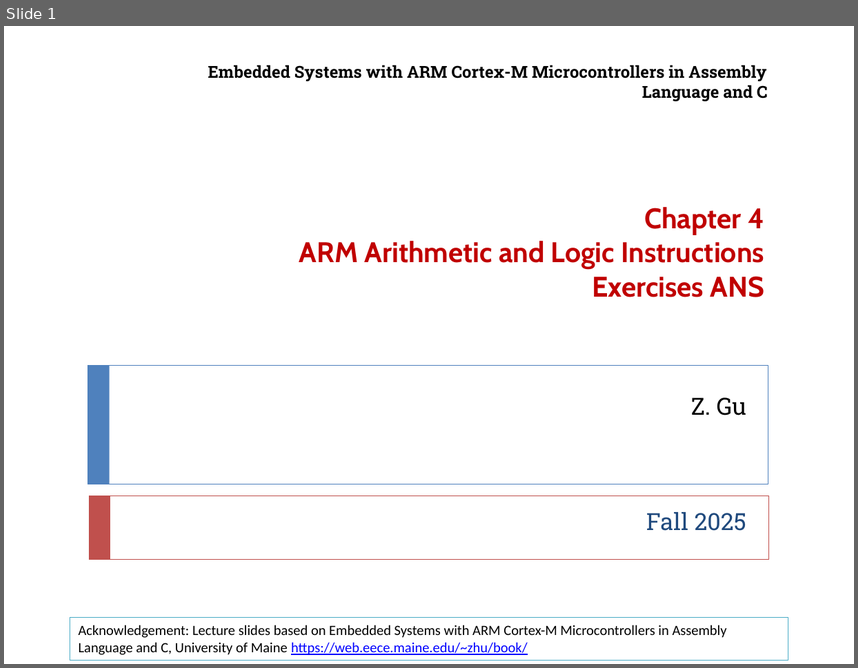
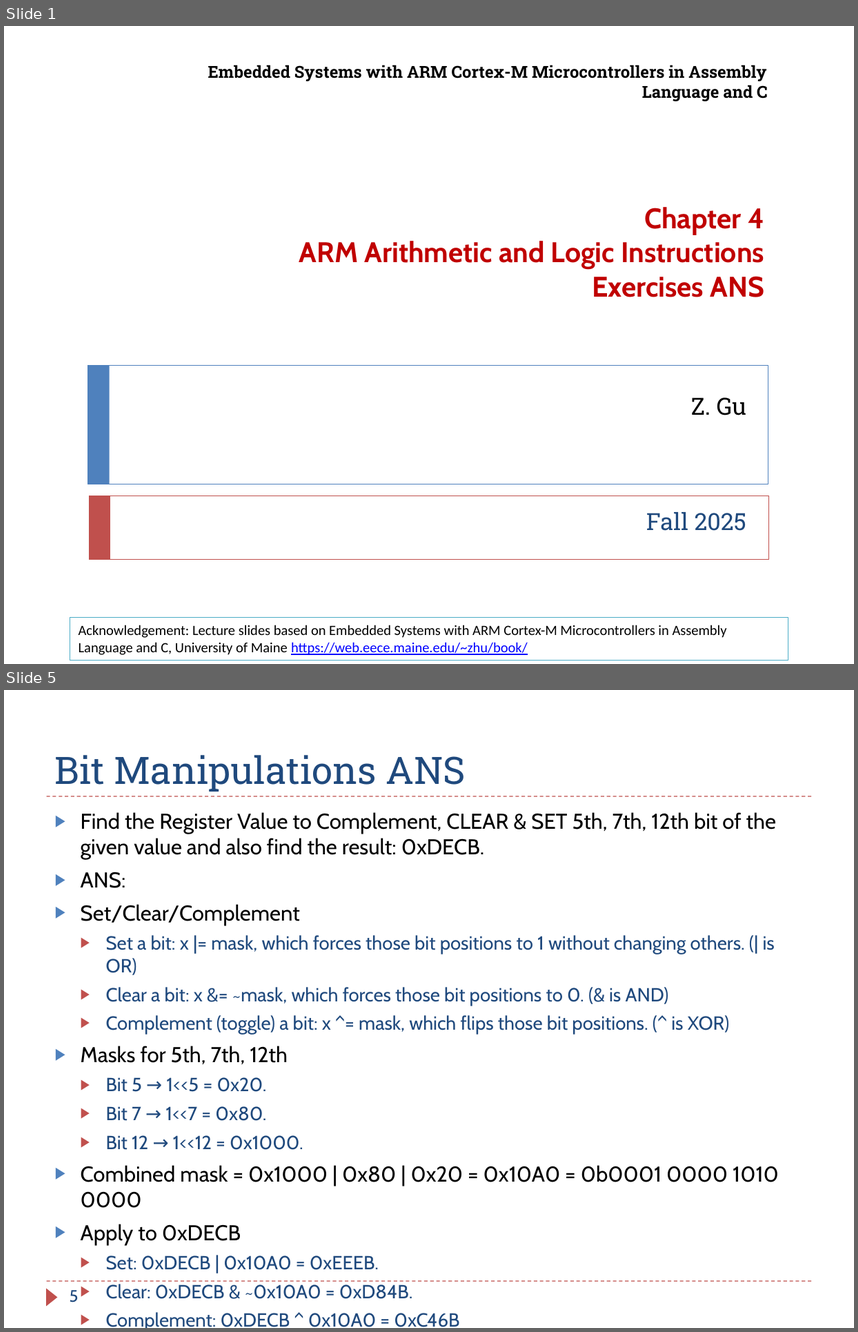
Before and after one commit to guhofstra/CSC111Fa25, a slide deck: PPTs/Ch4_ARM_Arithmetic_Logic_Exercises_ANS.pptx. Shown one above the other, each under a label of ours: slide 1 before the commit, slides 1 and 5 after it; the slides between them are not shown. The pictures are 858x668 and 858x1332 pixels, drawn with LibreOffice and Linux fonts; fonts in the diff are those of the drawing. Boxes give left, top, right and bottom in pixels: in the first picture for what was removed or moved away, otherwise in the second. Text is boxed around its words. In the diff, an @@ line names an element or a change of style, - is before the commit and + after.

```diff
--- a/PPTs/Ch4_ARM_Arithmetic_Logic_Exercises_ANS.pptx
+++ b/PPTs/Ch4_ARM_Arithmetic_Logic_Exercises_ANS.pptx
@@ slide 5 added at (x1=4, y1=690, x2=854, y2=1328), background #FFFFFF @@
@@ title added at (x1=55, y1=755, x2=466, y2=791), 32 pt, text #1F497D @@
+Bit Manipulations ANS
@@ line added from (47, 796) to (811, 796), #C0504D 0.75 pt dashed @@
@@ text added at (x1=81, y1=812, x2=779, y2=1270), 16.1 pt, text #1F497D @@
+▶ Find the Register Value to Complement, CLEAR & SET 5th, 7th, 12th bit of the given value and also find the result: 0xDECB.
+▶ ANS:
+▶ Set/Clear/Complement
+  ▶ Set a bit: x |= mask, which forces those bit positions to 1 without changing others. (| is OR)
+  ▶ Clear a bit: x &= ~mask, which forces those bit positions to 0. (& is AND)
+  ▶ Complement (toggle) a bit: x ^= mask, which flips those bit positions. (^ is XOR)
+▶ Masks for 5th, 7th, 12th
+  ▶ Bit 5 → 1<<5 = 0x20.
+  ▶ Bit 7 → 1<<7 = 0x80.
+  ▶ Bit 12 → 1<<12 = 0x1000.
+▶ Combined mask = 0x1000 | 0x80 | 0x20 = 0x10A0 = 0b0001 0000 1010 0000
+▶ Apply to 0xDECB
+  ▶ Set: 0xDECB | 0x10A0 = 0xEEEB.
+  ▶ Clear: 0xDECB & ~0x10A0 = 0xD84B.
+  ▶ Complement: 0xDECB ^ 0x10A0 = 0xC46B
@@ line added from (47, 1281) to (811, 1281), #C0504D 0.75 pt dashed @@
@@ triangle added at (x1=47, y1=1288, x2=58, y2=1305), fill #C0504D @@
@@ page number added at (x1=70, y1=1290, x2=79, y2=1302), 14 pt, text #1F497D @@
+5
```
Also in this commit, not shown: 8 other slides added, 11 other files.
